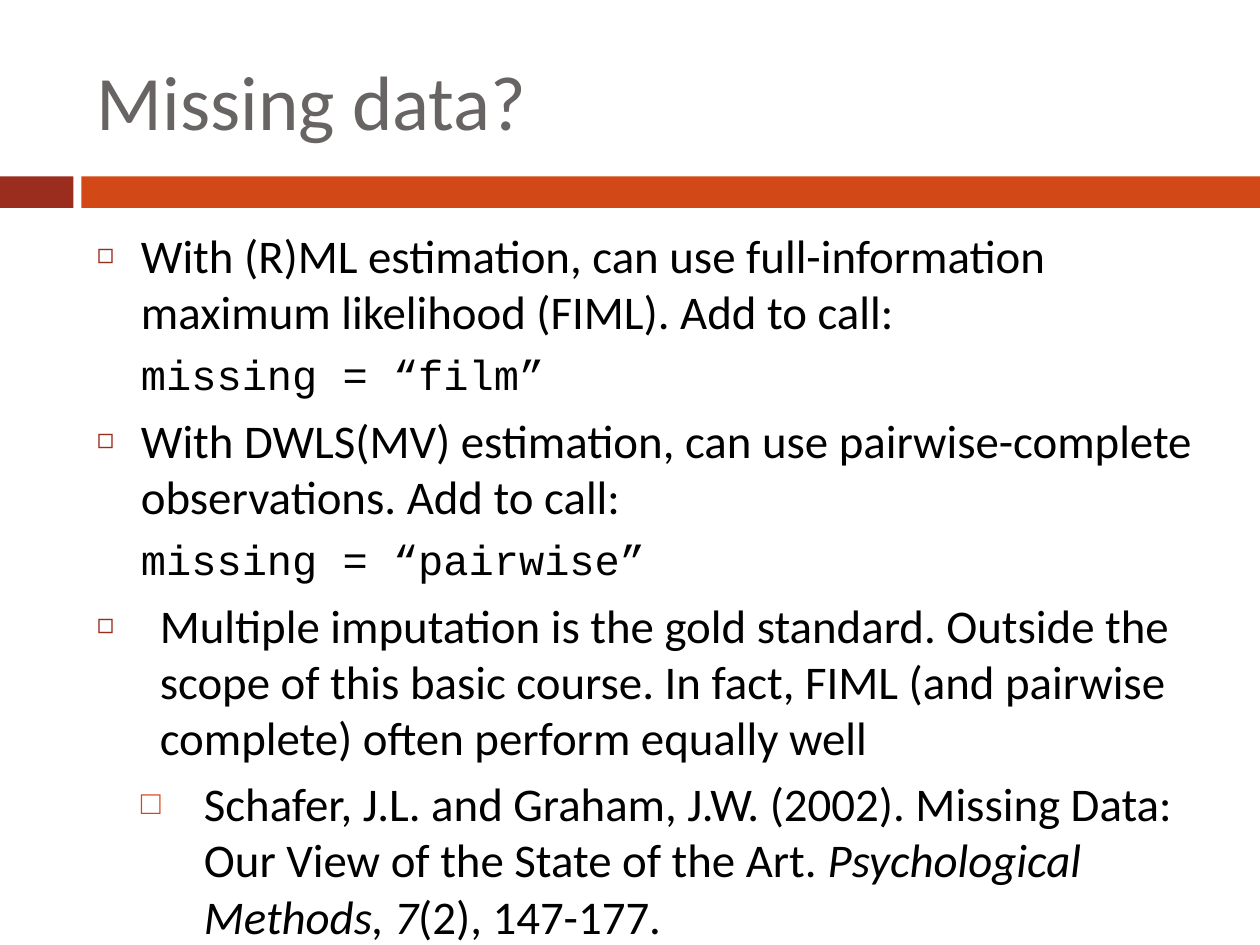
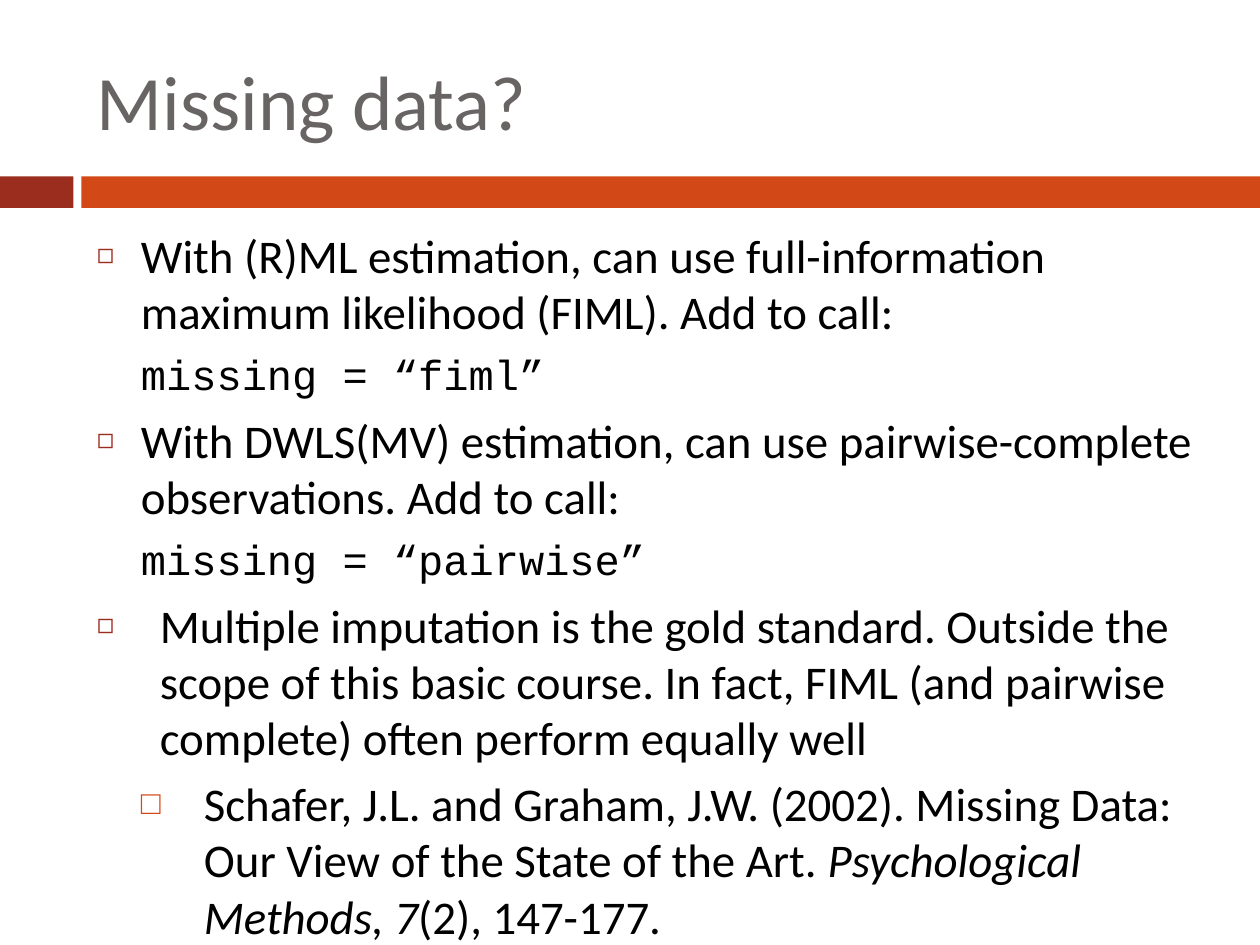
Before and after one commit to marjoleinF/basicLVM2023, a slide deck: slide 9 of Session 6 - Misc/Slides LVM session 6 - Misc.pptx (slide 8 before the commit). Drawn at 1260x945 pixels with LibreOffice and Linux fonts; fonts in the diff are those of the drawing. Boxes give left, top, right and bottom in pixels: in the first picture for what was removed or moved away, otherwise in the second. Text is boxed around its words. In the diff, an @@ line names an element or a change of style, - is before the commit and + after.

```diff
--- a/Session 6 - Misc/Slides LVM session 6 - Misc.pptx
+++ b/Session 6 - Misc/Slides LVM session 6 - Misc.pptx
@@ text at [141,360,544,399]: text changed @@
-  missing = “film”
+  missing = “fiml”
```
Also in this commit, not shown: 1 other slide changed, 2 slides added, 3 other files.
